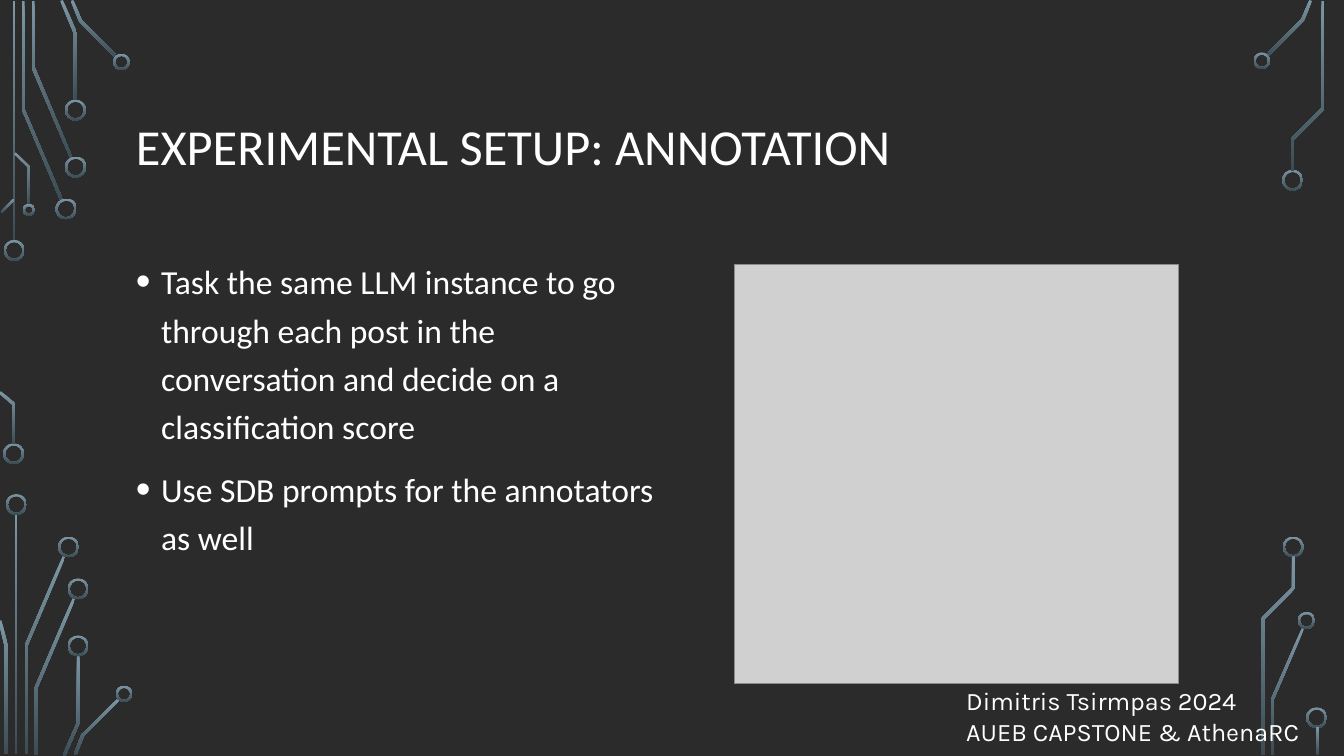
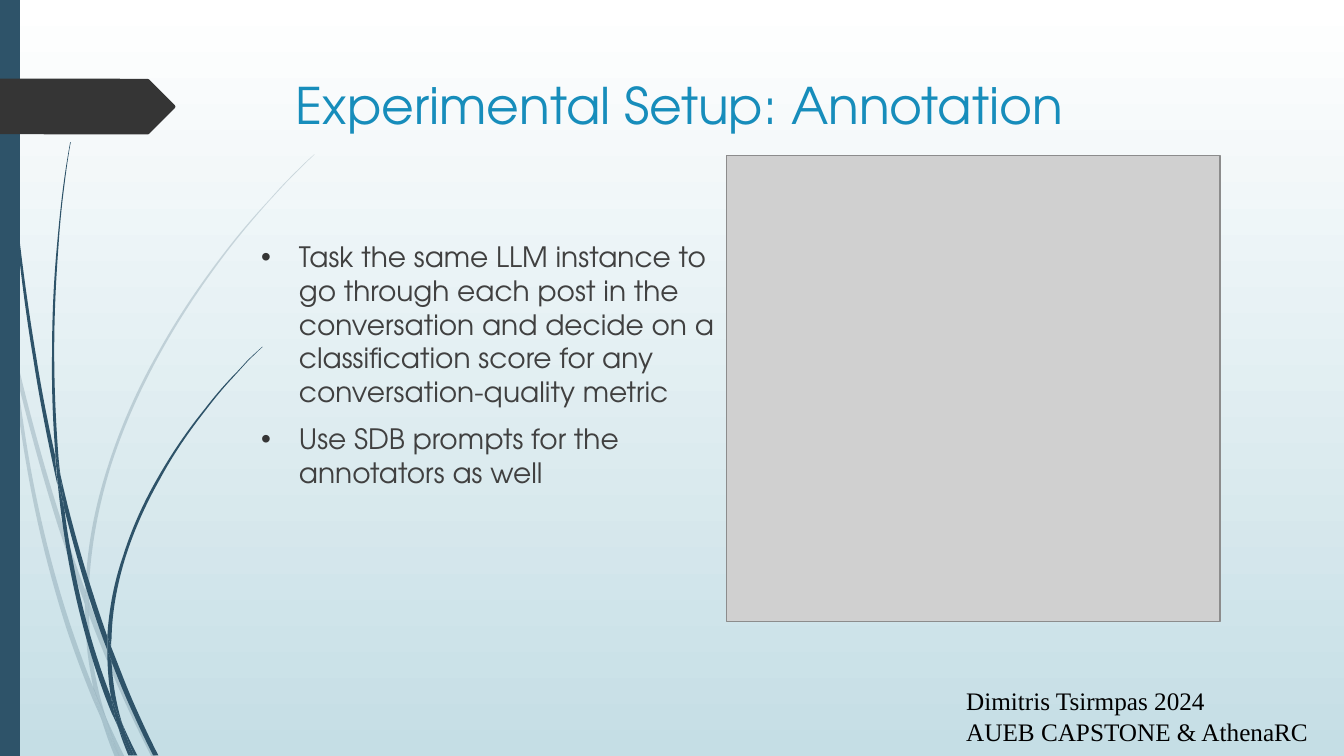
Before and after one commit to dimits-ts/llm_moderation_research, a slide deck: slide 4 of presentations/moderation_game_preliminary.odp. Drawn at 1344x756 pixels with LibreOffice and Linux fonts; fonts in the diff are those of the drawing; grey boxes stand for pictures; background and template pictures are left out; a plain dark background stands for a picture behind light text. Boxes give left, top, right and bottom in pixels: in the first picture for what was removed or moved away, otherwise in the second. Text is boxed around its words. In the diff, an @@ line names an element or a change of style, - is before the commit and + after.

```diff
--- a/presentations/moderation_game_preliminary.odp
+++ b/presentations/moderation_game_preliminary.odp
@@ background picture (left out) to gradient #FFFFFF to #C5DEE5 @@
@@ freeform shape added at [0,0,20,756], fill #2E5369 @@
@@ fill gradient #7C96A3 to #3B4C54 to #2E5369 at 20% opacity in 5 elements at [89,601,156,756], [85,604,106,717], [9,325,18,379], [85,591,89,615], [2,25,14,348] @@
@@ freeform shape: place and size @@
-freeform shape at [13,1,16,242]
+freeform shape at [2,25,14,348]
@@ freeform shape added at [0,79,175,134], fill #353535 @@
@@ title "Experimental Setup: Annotation" at [296,86,1063,134]: vertical alignment middle to top @@
@@ title at [296,86,1063,134]: text changed; font Calibri to TeX Gyre Adventor; text colour #FFFFFF to #178DBB @@
-EXPERIMENTAL SETUP: ANNOTATION
+Experimental Setup: Annotation
@@ picture: place and size @@
-picture at [735,264,1179,684]
+picture at [727,155,1221,621]
@@ text "Task the same LLM instance ...": place and size @@
-text "Task the same LLM instance ..." at [161,270,654,551]
+text "Task the same LLM instance ..." at [299,246,714,484]
@@ text at [299,246,714,408]: text changed; size 24 to 20 pt; font Calibri to TeX Gyre Adventor; text colour #FFFFFF to #404040 @@
-• Task the same LLM instance to go through each post in the conversation and decide on a classification score
+• Task the same LLM instance to go through each post in the conversation and decide on a classification score for any conversation-quality metric
@@ freeform shape: place and size @@
-freeform shape at [0,391,15,445]
+freeform shape at [9,325,18,379]
@@ text at [299,428,619,484]: size 24 to 20 pt, font Calibri to TeX Gyre Adventor, text colour #FFFFFF to #404040 in "Use SDB prompts for the annotators as ..."; indent changed; line spacing 1.2 to 1; bullet colour #FFFFFF to #353535 @@
@@ freeform shape: place and size @@
-freeform shape at [15,514,18,755]
+freeform shape at [57,481,118,728]
@@ freeform shape: place and size @@
-freeform shape at [68,579,89,600]
+freeform shape at [85,591,89,615]
@@ freeform shape: place and size @@
-freeform shape at [63,655,80,756]
+freeform shape at [85,604,106,717]
@@ freeform shape: place and size @@
-freeform shape at [34,598,76,755]
+freeform shape at [89,601,156,756]
@@ freeform shape: place and size @@
-freeform shape at [68,635,89,656]
+freeform shape at [107,636,111,661]
@@ group added at [3,0,262,756]: 8 freeform shapes @@
@@ group added at [0,154,315,756]: 7 freeform shapes @@
@@ text "Dimitris Tsirmpas 2024" at [966,693,1307,742]: font Karla to Times New Roman, text colour #FFFFFF to #000000 @@
@@ freeform shape: place and size @@
-freeform shape at [74,698,120,755]
+freeform shape at [111,697,134,755]
@@ fill gradient #7C96A3 to #3B4C54 to #2E5369 in 4 elements at [111,697,134,755], [107,636,111,661], [57,481,118,728], [123,725,138,756] @@
@@ freeform shape: place and size @@
-freeform shape at [116,686,133,702]
+freeform shape at [123,725,138,756]
@@ group removed at [0,0,1328,755]: 27 freeform shapes @@
```
Also in this commit, not shown: 10 other slides changed, 1 slide added, 2 slides removed.
